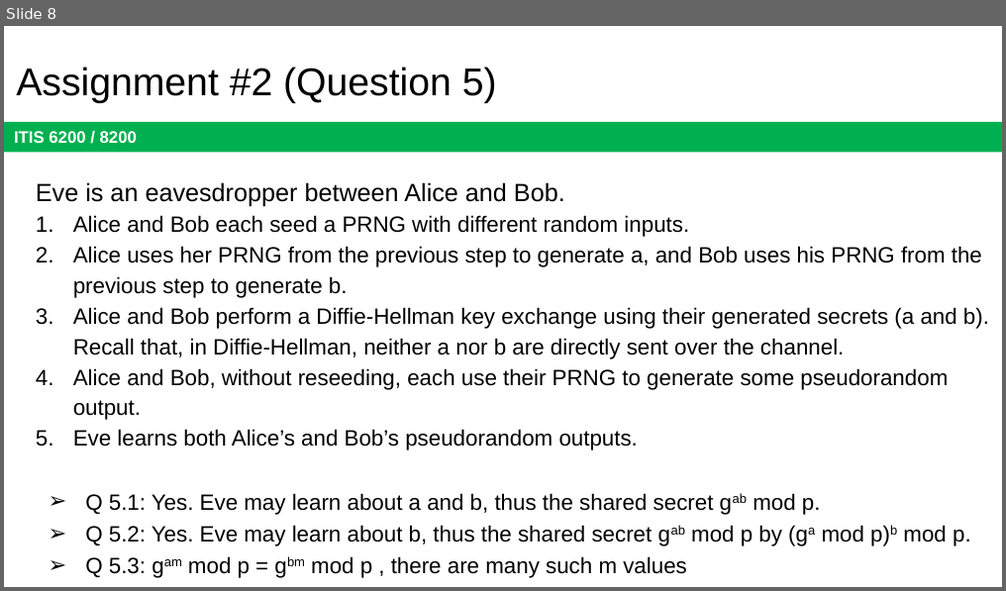
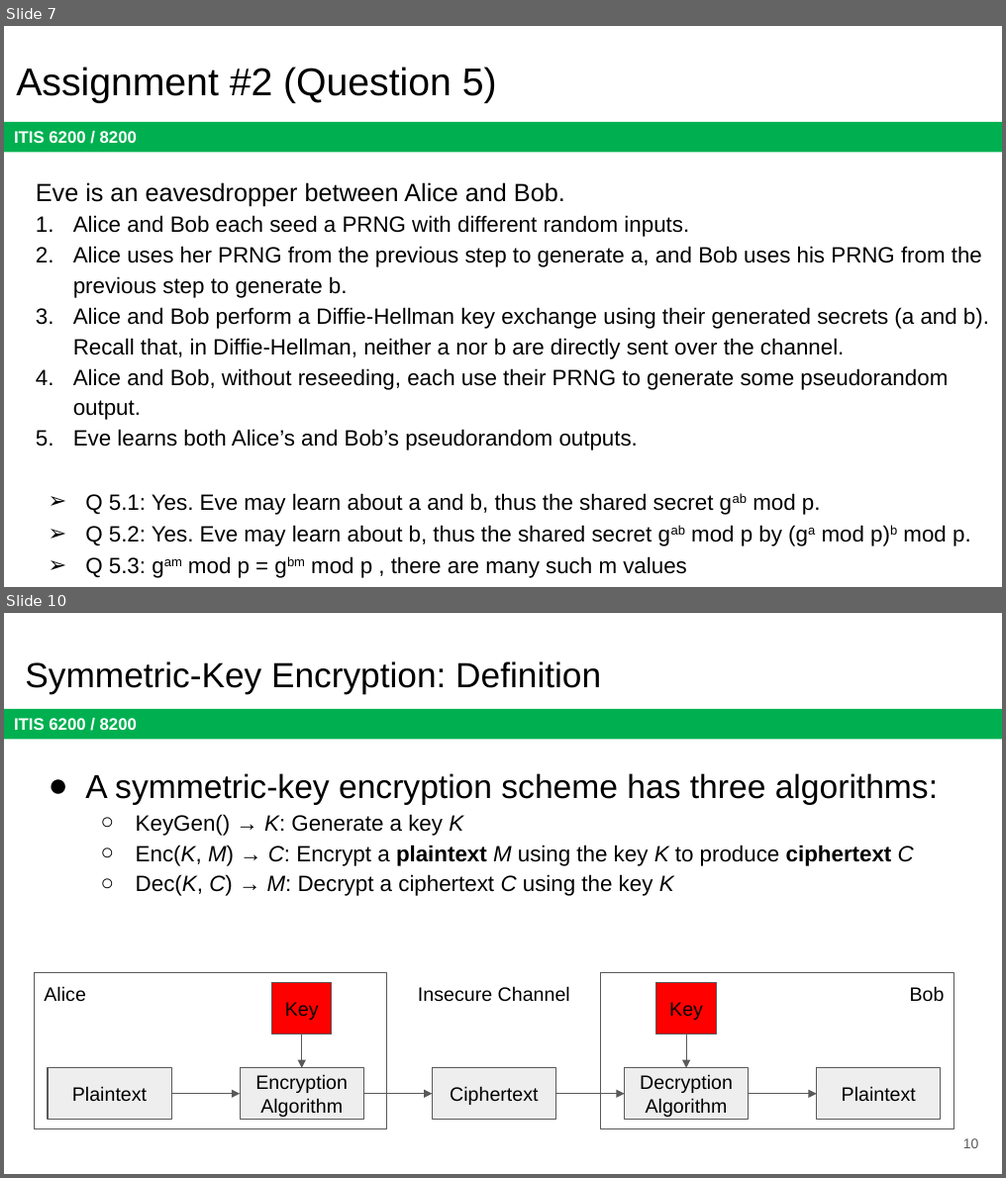
Before and after one commit to jx5c/github.io, a slide deck: teaching/ITIS6200/2023fa/lectures/Midterm.review.pptx. Shown one above the other, each under a label of ours: slide 8 before the commit, slides 7 and 10 after it; the slides between them are not shown. The pictures are 1006x591 and 1006x1178 pixels, drawn with LibreOffice and Linux fonts; fonts in the diff are those of the drawing. Boxes give left, top, right and bottom in pixels: in the first picture for what was removed or moved away, otherwise in the second. Text is boxed around its words. In the diff, an @@ line names an element or a change of style, - is before the commit and + after.

```diff
--- a/teaching/ITIS6200/2023fa/lectures/Midterm.review.pptx
+++ b/teaching/ITIS6200/2023fa/lectures/Midterm.review.pptx
@@ slide 10 added at box(4, 613, 1002, 1174), background #FFFFFF; not listed: 1 template element that a slide beside it also shows @@
@@ title added at box(25, 662, 601, 693), 25.2 pt, text #000000 @@
+Symmetric-Key Encryption: Definition
@@ text added at box(85, 773, 938, 896), 16 pt, text #000000 @@
+● A symmetric-key encryption scheme has three algorithms:
+  ○ KeyGen() → K: Generate a key K
+  ○ Enc(K, M) → C: Encrypt a plaintext M using the key K to produce ciphertext C
+  ○ Dec(K, C) → M: Decrypt a ciphertext C using the key K
@@ rectangle added at box(34, 972, 387, 1129), outline #595959 0.75 pt @@
@@ text added at box(44, 986, 86, 1002), 14 pt, text #000000 @@
+Alice
@@ rectangle added at box(271, 983, 332, 1034), fill #FF0000, outline #595959 0.75 pt, 14 pt, text #000000 @@
+Key
@@ text added at box(418, 986, 570, 1002), 14 pt, text #000000 @@
+Insecure Channel
@@ rectangle added at box(601, 972, 954, 1129), outline #595959 0.75 pt @@
@@ rectangle added at box(656, 983, 717, 1034), fill #FF0000, outline #595959 0.75 pt, 14 pt, text #000000 @@
+Key
@@ text added at box(910, 986, 944, 1002), 14 pt, text #000000 @@
+Bob
@@ arrow added from (301, 1034) to (301, 1068), #595959 0.75 pt @@
@@ arrow added from (686, 1034) to (686, 1068), #595959 0.75 pt @@
@@ rectangle added at box(48, 1068, 171, 1119), fill #EEEEEE, outline #595959 0.75 pt, 14 pt, text #000000 @@
+Plaintext
@@ rectangle added at box(240, 1068, 363, 1119), fill #EEEEEE, outline #595959 0.75 pt, 14 pt, text #000000 @@
+Encryption Algorithm
@@ rectangle added at box(432, 1068, 555, 1119), fill #EEEEEE, outline #595959 0.75 pt, 14 pt, text #000000 @@
+Ciphertext
@@ rectangle added at box(625, 1068, 748, 1119), fill #EEEEEE, outline #595959 0.75 pt, 14 pt, text #000000 @@
+Decryption Algorithm
@@ rectangle added at box(817, 1068, 941, 1119), fill #EEEEEE, outline #595959 0.75 pt, 14 pt, text #000000 @@
+Plaintext
@@ arrow added from (171, 1094) to (240, 1094), #595959 0.75 pt @@
@@ arrow added from (363, 1094) to (432, 1094), #595959 0.75 pt @@
@@ arrow added from (555, 1094) to (625, 1094), #595959 0.75 pt @@
@@ arrow added from (748, 1094) to (817, 1094), #595959 0.75 pt @@
@@ page number added at box(963, 1139, 979, 1149), 10 pt, text #595959 @@
+10
@@ what was slide 8 is now slide 7 @@
```
Also in this commit, not shown: 1 slide changed, 11 other slides added, 3 slides removed, 2 other files.
